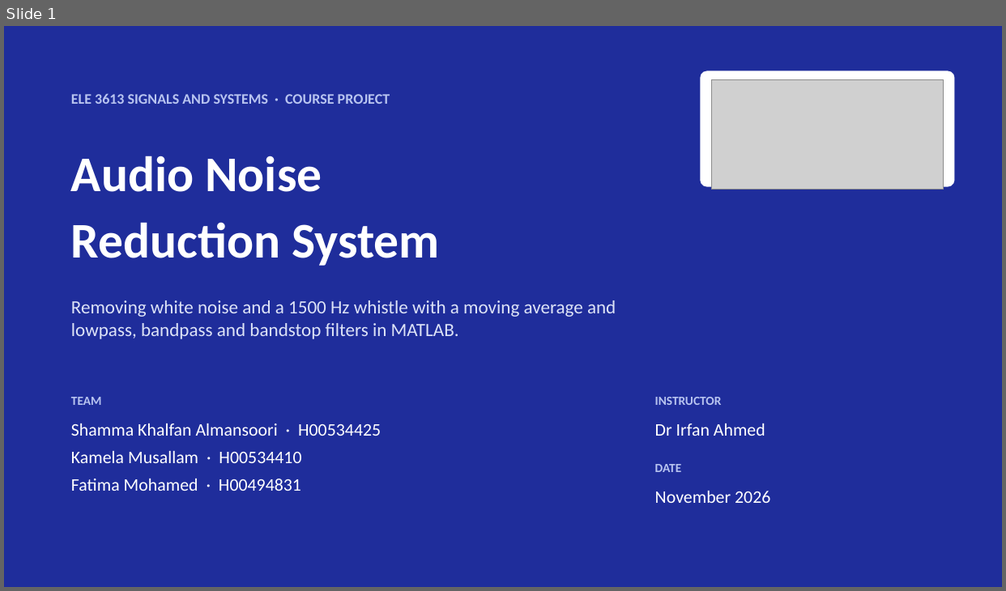
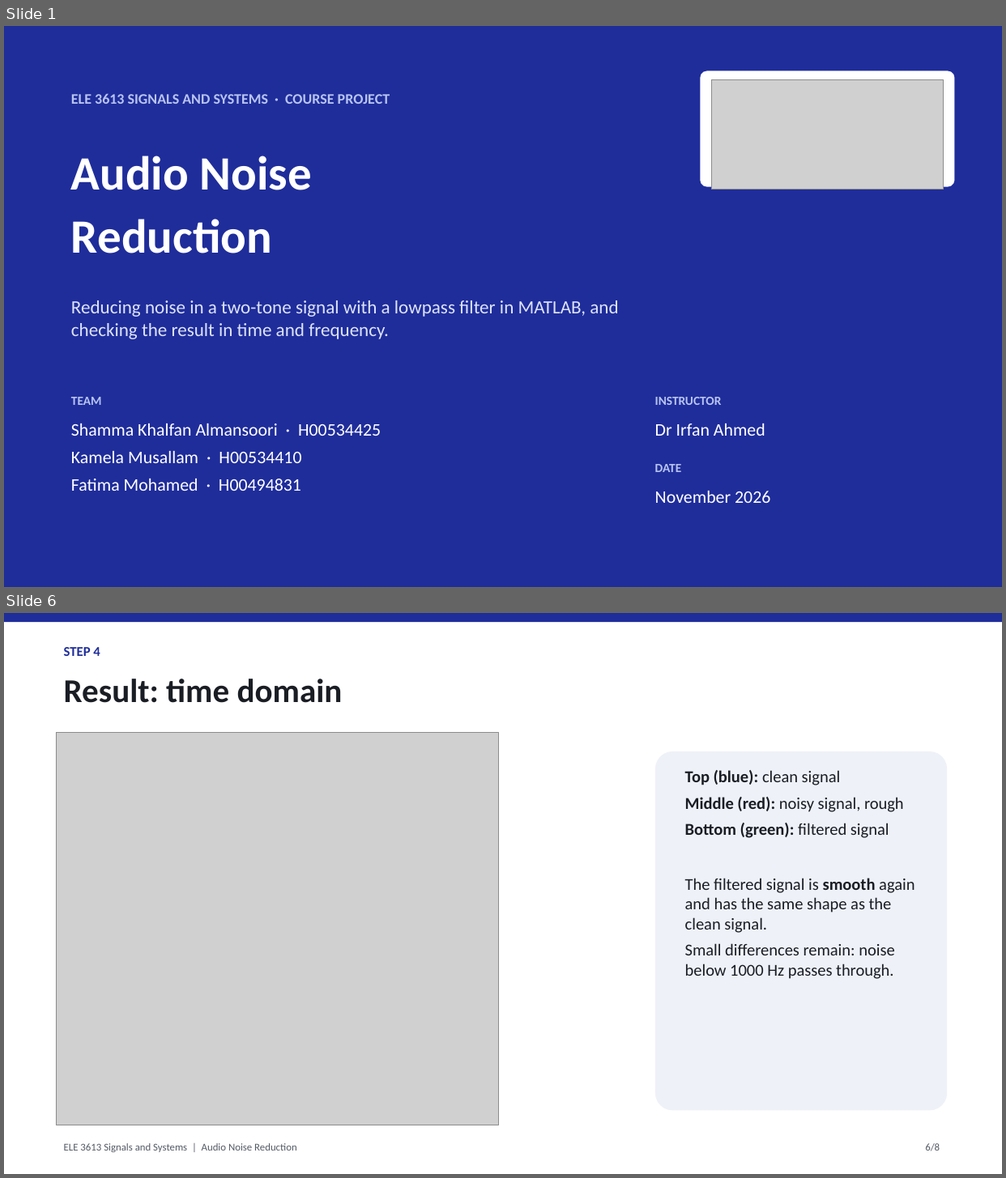
Before and after one commit to sshammaalman-art/Signal-project, a slide deck: AudioNoiseReduction_Presentation.pptx. Shown one above the other, each under a label of ours: slide 1 before the commit, slides 1 and 6 after it; the slides between them are not shown. The pictures are 1006x591 and 1006x1178 pixels, drawn with LibreOffice and Linux fonts; fonts in the diff are those of the drawing; grey boxes stand for pictures. Boxes give left, top, right and bottom in pixels: in the first picture for what was removed or moved away, otherwise in the second. Text is boxed around its words. In the diff, an @@ line names an element or a change of style, - is before the commit and + after.

```diff
--- a/AudioNoiseReduction_Presentation.pptx
+++ b/AudioNoiseReduction_Presentation.pptx
@@ slide 6 added at [4, 613, 1002, 1174], background #FFFFFF @@
@@ rectangle added at [4, 613, 1002, 622], fill #1F2D9B @@
@@ text added at [64, 647, 100, 656], 13 pt, text #1F2D9B, bold @@
+STEP 4
@@ text added at [64, 679, 343, 703], 32 pt, text #1A1D24, bold @@
+Result: time domain
@@ picture added at [57, 733, 499, 1126] @@
@@ rounded rectangle added at [655, 752, 948, 1111], fill #EEF1F8 @@
@@ text added at [685, 770, 914, 979], 16 pt, text #1A1D24 @@
+Top (blue): clean signal
+Middle (red): noisy signal, rough
+Bottom (green): filtered signal
+The filtered signal is smooth again and has the same shape as the clean signal.
+Small differences remain: noise below 1000 Hz passes through.
@@ text added at [64, 1144, 297, 1152], 10 pt, text #555B66 @@
+ELE 3613 Signals and Systems | Audio Noise Reduction
@@ text added at [925, 1144, 940, 1152], 10 pt, text #555B66 @@
+6/8
@@ slide 1 changed as well @@
@@ text at [71, 156, 312, 190]: size 48 to 46 pt in "Audio Noise" @@
@@ text at [71, 219, 272, 254]: text changed; size 48 to 46 pt @@
-Reduction System
+Reduction
@@ text at [71, 301, 618, 339]: text changed @@
-Removing white noise and a 1500 Hz whistle with a moving average and lowpass, bandpass and bandstop filters in MATLAB.
+Reducing noise in a two-tone signal with a lowpass filter in MATLAB, and checking the result in time and frequency.
```
Also in this commit, not shown: 1 other slide changed, 5 other slides added, 8 slides removed, 26 other files.
